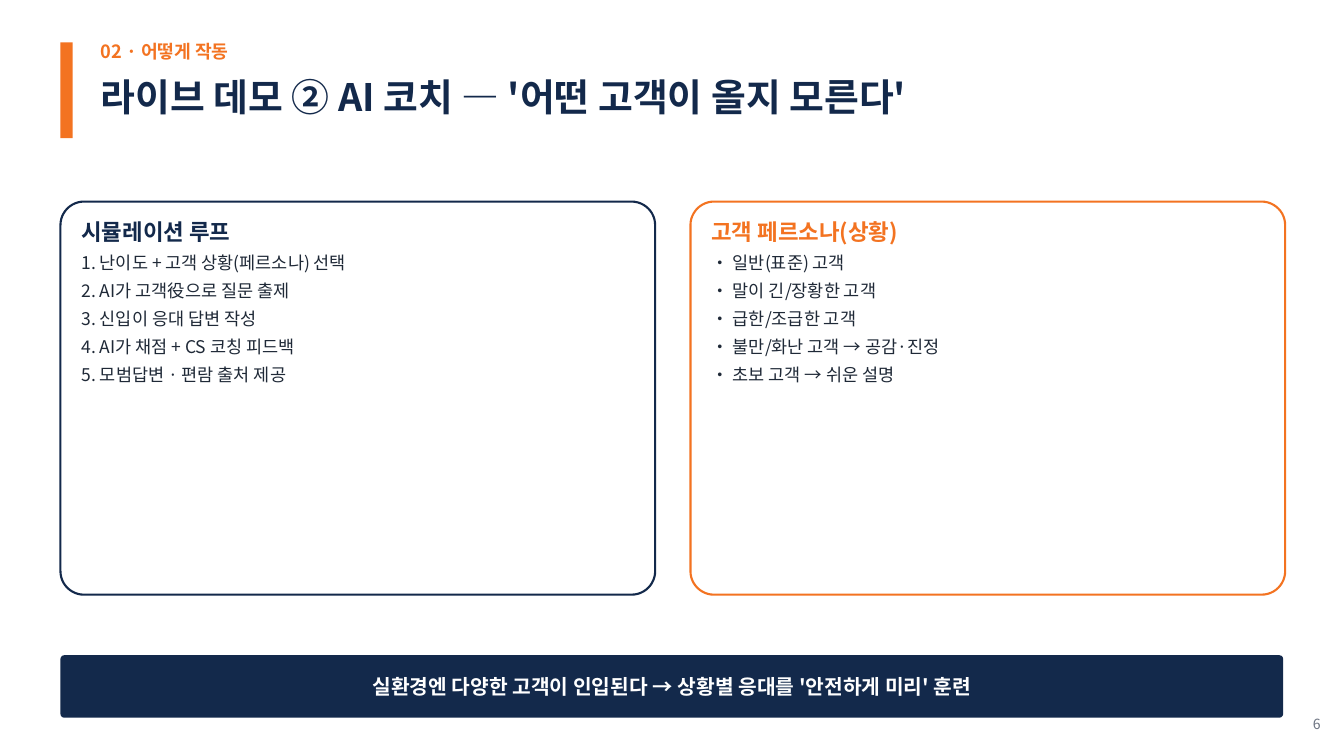
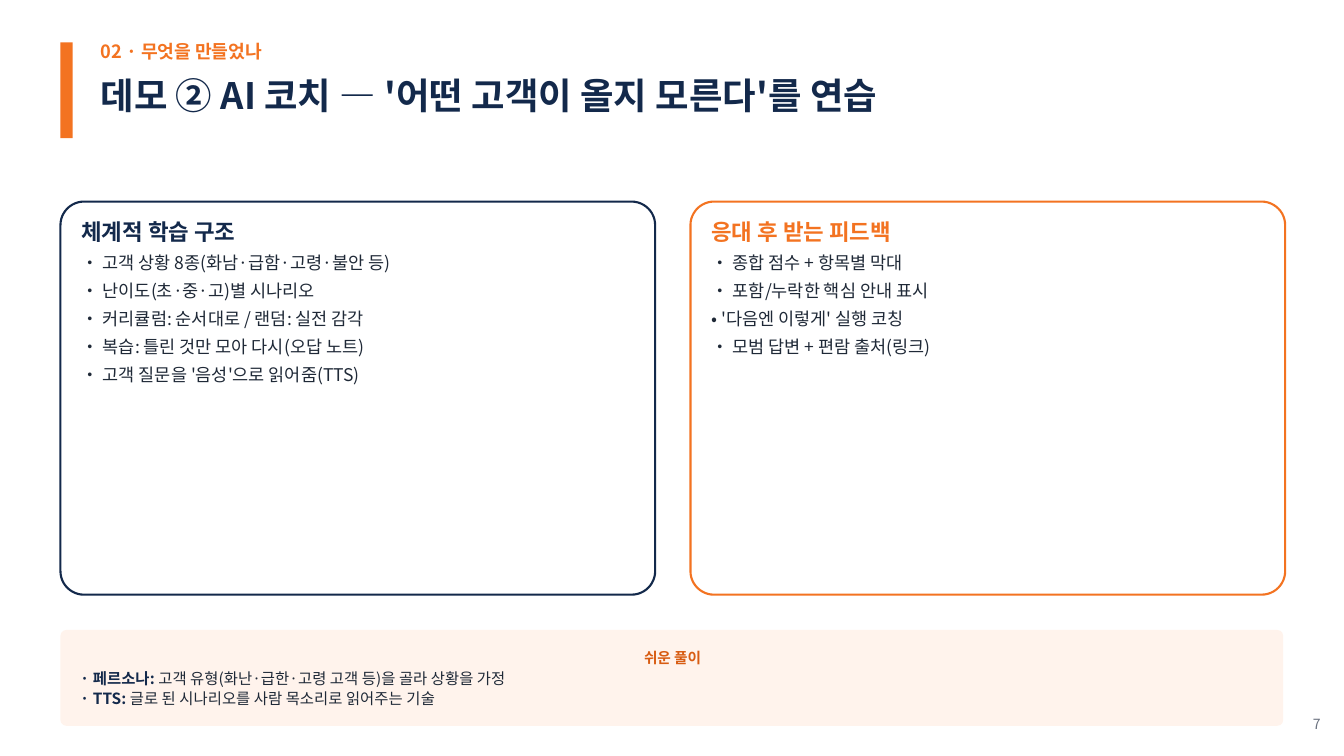
Before and after one commit to woochichichi/2026_HICT_ChatBot, a slide deck: slide 7 of docs/presentation/한화투자증권_AI상담_PoC_30min.pptx (slide 6 before the commit). Drawn at 1344x756 pixels with LibreOffice and Linux fonts; fonts in the diff are those of the drawing. Boxes give left, top, right and bottom in pixels: in the first picture for what was removed or moved away, otherwise in the second. Text is boxed around its words. In the diff, an @@ line names an element or a change of style, - is before the commit and + after.

```diff
--- a/docs/presentation/한화투자증권_AI상담_PoC_30min.pptx
+++ b/docs/presentation/한화투자증권_AI상담_PoC_30min.pptx
@@ text at (x1=101, y1=42, x2=262, y2=60): text changed @@
-02 · 어떻게 작동
+02 · 무엇을 만들었나
@@ text at (x1=101, y1=78, x2=877, y2=113): text changed; size 27 to 26 pt @@
-라이브 데모 ② AI 코치 — '어떤 고객이 올지 모른다'
+데모 ② AI 코치 — '어떤 고객이 올지 모른다'를 연습
@@ text in rounded rectangle at (x1=81, y1=221, x2=391, y2=385): text changed @@
-시뮬레이션 루프
-1. 난이도 + 고객 상황(페르소나) 선택
-2. AI가 고객役으로 질문 출제
-3. 신입이 응대 답변 작성
-4. AI가 채점 + CS 코칭 피드백
-5. 모범답변 · 편람 출처 제공
+체계적 학습 구조
+• 고객 상황 8종(화남·급함·고령·불안 등)
+• 난이도(초·중·고)별 시나리오
+• 커리큘럼: 순서대로 / 랜덤: 실전 감각
+• 복습: 틀린 것만 모아 다시(오답 노트)
+• 고객 질문을 '음성'으로 읽어줌(TTS)
@@ text in rounded rectangle at (x1=711, y1=221, x2=931, y2=357): text changed @@
-고객 페르소나(상황)
-• 일반(표준) 고객
-• 말이 긴/장황한 고객
-• 급한/조급한 고객
-• 불만/화난 고객 → 공감·진정
-• 초보 고객 → 쉬운 설명
+응대 후 받는 피드백
+• 종합 점수 + 항목별 막대
+• 포함/누락한 핵심 안내 표시
+• '다음엔 이렇게' 실행 코칭
+• 모범 답변 + 편람 출처(링크)
@@ rounded rectangle "쉬운 풀이" resized from (x1=60, y1=655, x2=1284, y2=718) to (x1=60, y1=630, x2=1284, y2=726) @@
@@ rounded rectangle "쉬운 풀이" at (x1=60, y1=630, x2=1284, y2=726): fill #13294B to #FFF3EC @@
@@ text in rounded rectangle at (x1=93, y1=671, x2=505, y2=706): text changed; size 14.5 to 11 pt; text colour #FFFFFF to #1F2937; bold off @@
-실환경엔 다양한 고객이 인입된다 → 상황별 응대를 '안전하게 미리' 훈련
+쉬운 풀이
+· 페르소나: 고객 유형(화난·급한·고령 고객 등)을 골라 상황을 가정
+· TTS: 글로 된 시나리오를 사람 목소리로 읽어주는 기술
@@ text at (x1=1313, y1=719, x2=1321, y2=729): text changed @@
-6
+7
```
Also in this commit, not shown: 19 other slides changed, 8 slides added, 10 slides removed, 10 other files.
